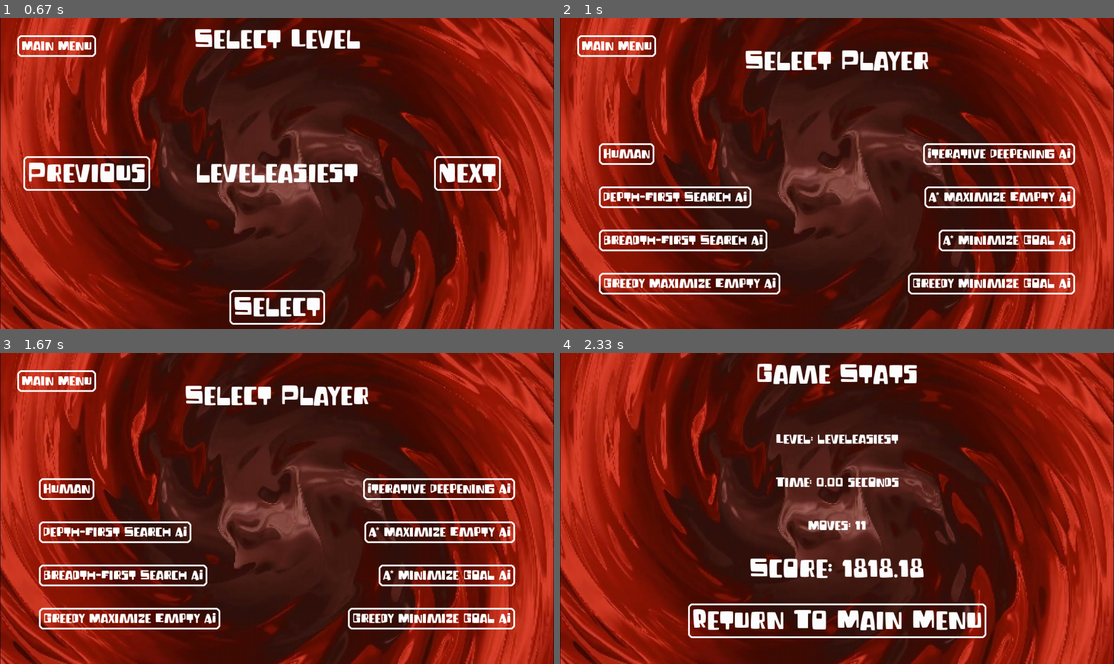
Above: before the commit, frames 1-4 (two rows, left to right).
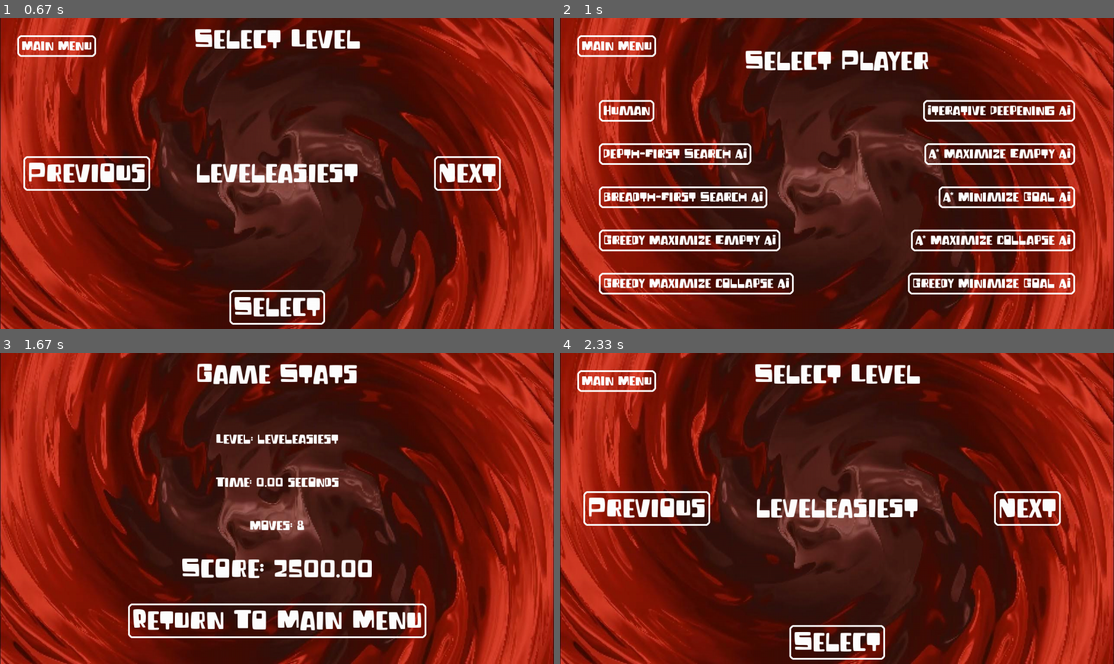
Above: after the commit, the same moments.

Repository: jose-carlos-sousa/jelly-field-IA
Game: pygame game, started from main.py
Same seed, same stepped clock (60 frames per second), same inputs: the game is played once before the commit and once after it.
Inputs (mouse positions are in pixels of both pictures, inside the frame that each line leads up to):
- Up to frame 1 (0.67 s): click (277, 173) at 0.38 s
- Up to frame 2 (1 s): click "Select" at 0.72 s
- Up to frame 3 (1.67 s): press the mouse at (277, 595) at 1.03 s; move the mouse to (221, 527) at 1.13 s; release the mouse at (160, 458) at 1.27 s; click (227, 617) at 1.38 s
- Up to frame 4 (2.33 s): click (764, 617) at 1.72 s; press the mouse at (837, 508) at 2.03 s; move the mouse to (914, 564) at 2.13 s; release the mouse at (992, 620) at 2.27 s

Frame 1 is identical in both runs. In frame 2, 5.7% of the frame differs, in the area x 7-93%, y 26-89%; in frame 3, 15%, in the area x 3-93%, y 3-92%; in frame 4, 11%.

Commit message:
added new heuristic to players

Diff:
--- a/leaderboard.csv
+++ b/leaderboard.csv
@@ -5,6 +5,6 @@
 A* Maximize Empty AI,0.007909297943115234,1329.83,3,leveltest
 A* Minimize Goal AI,0.0032341480255126953,1331.9,3,leveltest
 Human,4.34367299079895,920.88,3,leveltest
-Greedy Maximize Empty AI,0,0,0,leveltest
-Greedy Minimize Goal AI,0,0,0,leveltest
 Human,39.47065591812134,633.38,10,levelmedium
+Human,53.9889030456543,907.59,14,levelhardest
+A* Maximize Collapse AI,0.004354715347290039,1331.4,3,leveltest
--- a/screens/ai_game.py
+++ b/screens/ai_game.py
@@ -20,10 +20,14 @@
             solution = self.gajo.a_star_search(self.gajo.heuristic_non_empty_jellies)
         elif state.player == "A* Minimize Goal AI":
             solution = self.gajo.a_star_search(self.gajo.heuristic_goal_vals)
+        elif state.player == "A* Maximize Collapse AI":
+            solution = self.gajo.a_star_search(self.gajo.heuristic_collapse_count)
         elif state.player == "Greedy Maximize Empty AI":
             solution = self.gajo.greedy_search(self.gajo.heuristic_non_empty_jellies)
         elif state.player == "Greedy Minimize Goal AI":
             solution = self.gajo.greedy_search(self.gajo.heuristic_goal_vals)
+        elif state.player == "Greedy Maximize Collapse AI":
+            solution = self.gajo.greedy_search(self.gajo.heuristic_collapse_count)
 
         if solution:
             score, steps, solution_time = self.gajo.get_solution_stats(solution)
@@ -53,7 +57,8 @@
                 for button_text, rect in self.buttons.items():
                     if rect.collidepoint(event.pos):
                         if button_text == "Return To Main Menu":
-                            self.save_game(self.stats)
+                            if (self.stats['steps'] > 0):
+                                self.save_game(self.stats)
                             return "main_menu", state
 
         return "ai_game", state
--- a/screens/player_select.py
+++ b/screens/player_select.py
@@ -5,26 +5,30 @@
     def __init__(self):
         super().__init__()
         self.add_text_button("Main Menu", "medium_bold", (50, 50), alignment="left")
-        self.add_text_button("Human", "medium_bold", (100, 300) ,alignment="left")
-        self.add_text_button("Depth-First Search AI", "medium_bold", (100, 400), alignment="left")
-        self.add_text_button("Breadth-First Search AI", "medium_bold", (100, 500), alignment="left")
-        self.add_text_button("Greedy Maximize Empty AI", "medium_bold", (100, 600), alignment="left")
-        self.add_text_button("Iterative Deepening AI", "medium_bold", (self.width - 100, 300), alignment="right")
-        self.add_text_button("A* Maximize Empty AI", "medium_bold", (self.width - 100, 400), alignment="right")
-        self.add_text_button("A* Minimize Goal AI", "medium_bold", (self.width - 100, 500), alignment="right")
+        self.add_text_button("Human", "medium_bold", (100, 200) ,alignment="left")
+        self.add_text_button("Depth-First Search AI", "medium_bold", (100, 300), alignment="left")
+        self.add_text_button("Breadth-First Search AI", "medium_bold", (100, 400), alignment="left")
+        self.add_text_button("Greedy Maximize Empty AI", "medium_bold", (100, 500), alignment="left")
+        self.add_text_button("Greedy Maximize Collapse AI", "medium_bold", (100, 600), alignment="left")
+        self.add_text_button("Iterative Deepening AI", "medium_bold", (self.width - 100, 200), alignment="right")
+        self.add_text_button("A* Maximize Empty AI", "medium_bold", (self.width - 100, 300), alignment="right")
+        self.add_text_button("A* Minimize Goal AI", "medium_bold", (self.width - 100, 400), alignment="right")
+        self.add_text_button("A* Maximize Collapse AI", "medium_bold", (self.width - 100, 500), alignment="right")
         self.add_text_button("Greedy Minimize Goal AI", "medium_bold", (self.width - 100, 600), alignment="right")
 
     def display(self, state):
         self.surface.blit(self.bg, (0, 0))
         self.draw_text("Select Player", "large_bold", (self.width // 2, 100))
         self.draw_button("Main Menu", "medium_bold", (50, 50), alignment="left")
-        self.draw_button("Human", "medium_bold", (100, 300) ,alignment="left")
-        self.draw_button("Depth-First Search AI", "medium_bold", (100, 400), alignment="left")
-        self.draw_button("Breadth-First Search AI", "medium_bold", (100, 500), alignment="left")
-        self.draw_button("Greedy Maximize Empty AI", "medium_bold", (100, 600), alignment="left")
-        self.draw_button("Iterative Deepening AI", "medium_bold", (self.width - 100, 300), alignment="right")
-        self.draw_button("A* Maximize Empty AI", "medium_bold", (self.width - 100, 400), alignment="right")
-        self.draw_button("A* Minimize Goal AI", "medium_bold", (self.width - 100, 500), alignment="right")
+        self.draw_button("Human", "medium_bold", (100, 200) ,alignment="left")
+        self.draw_button("Depth-First Search AI", "medium_bold", (100, 300), alignment="left")
+        self.draw_button("Breadth-First Search AI", "medium_bold", (100, 400), alignment="left")
+        self.draw_button("Greedy Maximize Empty AI", "medium_bold", (100, 500), alignment="left")
+        self.draw_button("Greedy Maximize Collapse AI", "medium_bold", (100, 600), alignment="left")
+        self.draw_button("Iterative Deepening AI", "medium_bold", (self.width - 100, 200), alignment="right")
+        self.draw_button("A* Maximize Empty AI", "medium_bold", (self.width - 100, 300), alignment="right")
+        self.draw_button("A* Minimize Goal AI", "medium_bold", (self.width - 100, 400), alignment="right")
+        self.draw_button("A* Maximize Collapse AI", "medium_bold", (self.width - 100, 500), alignment="right")
         self.draw_button("Greedy Minimize Goal AI", "medium_bold", (self.width - 100, 600), alignment="right")
 
         pygame.display.flip()
@@ -60,5 +64,11 @@
                         elif button_text == "Greedy Minimize Goal AI":
                             state.player = "Greedy Minimize Goal AI"
                             return "ai_game", state
+                        elif button_text == "A* Maximize Collapse AI":
+                            state.player = "A* Maximize Collapse AI"
+                            return "ai_game", state
+                        elif button_text == "Greedy Maximize Collapse AI":
+                            state.player = "Greedy Maximize Collapse AI"
+                            return "ai_game", state
 
         return "player_select", state
